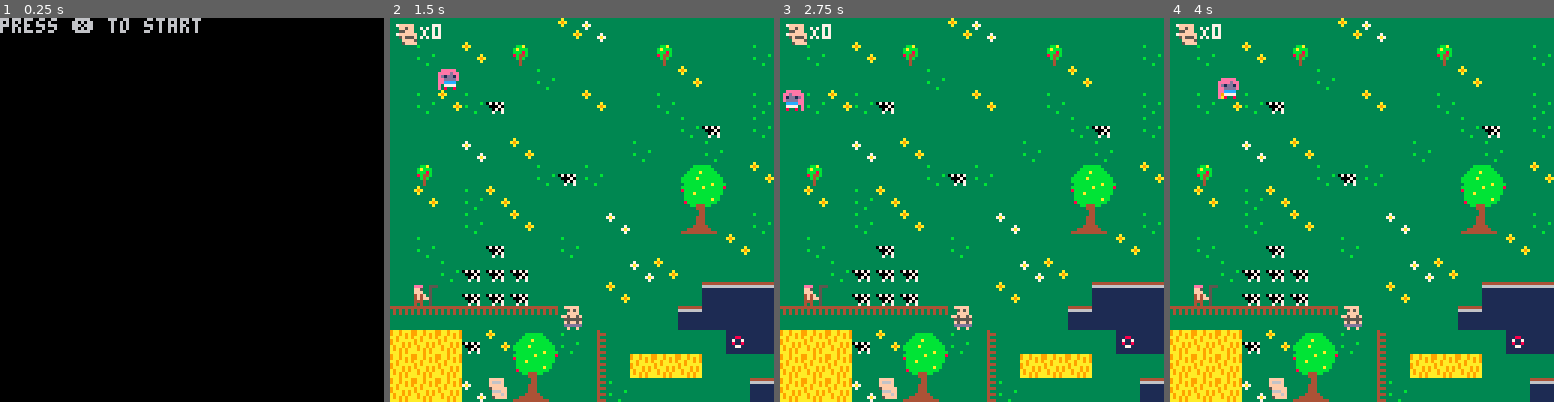
Above: before the commit, frames 1-4 (left to right).
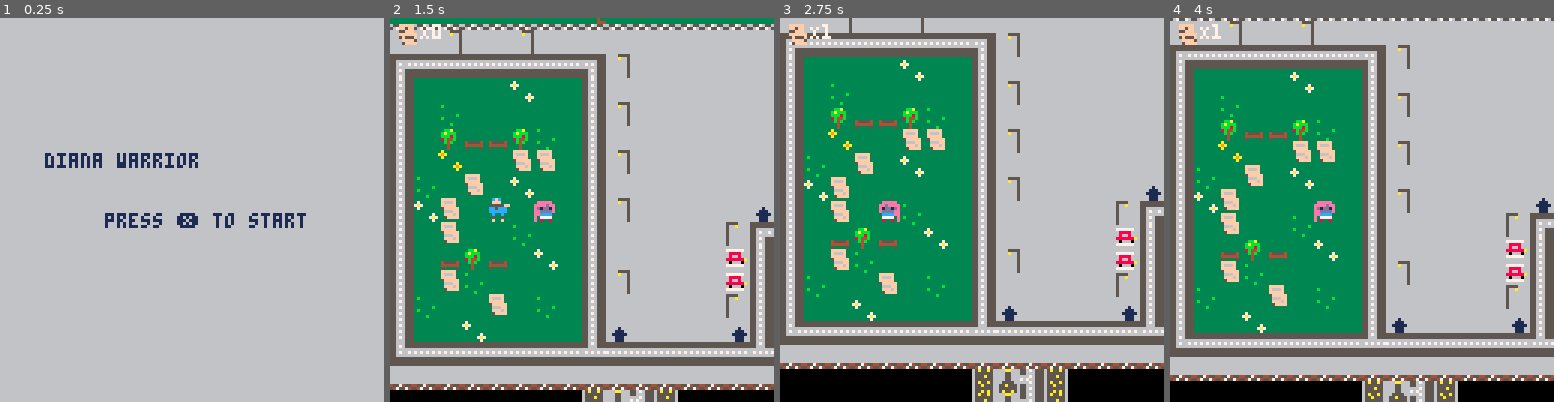
Above: after the commit, the same moments.

Repository: sarahwatremet/pico8_game
Game: PICO-8 cartridge diana_warrior1.p8
Two runs of this game, one before a commit and one after it. Both use one fixed random seed, a clock stepped at 60 frames per second and the inputs below.
Inputs:
- Up to frame 1 (0.25 s): no input
- Up to frame 2 (1.5 s): tap X (X key) at 1.07 s
- Up to frame 3 (2.75 s): hold Left 1.97-2.37 s; tap X (X key) at 2.07, 2.4, 2.73 s; hold Down from 2.42 s (still down)
- Up to frame 4 (4 s): release Down at 2.82 s; hold Right 2.87-3.53 s; tap X (X key) at 3.07, 3.4, 3.73 s; hold Up from 3.58 s (still down)

The runs differ from the first frame. In frame 1, 99% of the frame differs, in the area x 0-100%, y 0-100%; in frame 2, 74%; in frame 3, 75%; in frame 4, 75%.

Commit message:
Add files via upload

Diff:
--- a/diana_warrior1.p8
+++ b/diana_warrior1.p8
@@ -10,21 +10,24 @@
  h3 = create_harceleur3()
  h4 = create_harceleur4()
  h5 = create_harceleur5()
- --h6 = create_harceleur6()
+ h6 = create_harceleur6()
  --create_enemies()
 	init_msg()
 	state="titre"
+	--state="fin"
 end
 
 
 function _update()
 	if (state=="jeu") update_game()
 	if (state=="titre") update_titre()
+ if (state=="fin" ) update_fin()
 end
 
 function _draw()
 	if (state=="jeu") draw_game()
 	if (state=="titre") draw_titre()
+ if (state=="fin") draw_fin()
 end
 
 function update_game()
@@ -34,6 +37,9 @@
  end
  update_camera()
  update_msg()
+ update_fin()
+ --update_player()
+
 end
 
 function update_titre()
@@ -48,17 +54,23 @@
 --	draw_enemies()
 	draw_ui()
 	draw_msg()
+
 end
 
 function draw_titre()
  state="titre"
 end
+
+function draw_fin()
+state="fin"
+end
 -->8
 --player
 
 function create_player()
 p={
-  x=2,y=2,
+ x=6,y=24,
+
  --position actuelle offset
   ox=0,oy=0,
  --poition de depart offset
@@ -157,38 +169,44 @@
 	 if x==h.x and y==h.y
 	 and not h.talked  then
 	  sfx(3)
-	  start_dialogue("harceleur 1","diana","un petit sourire?","...","pourquoi tu fais la gueule","...","vas-y degage salope","fuck le patriarcat")
+	  start_dialogue("harceleur","diana","un petit sourire?","...","pourquoi tu fais la gueule","...","vas-y degage salope","fuck le patriarcat")
 		end
 
 		--condition harceleur2
 		if x==h2.x and y==h2.y
 		and not h2.talked then
 			sfx(3)
-			start_dialogue("harceleur 2","diana","tu files ton 06?","je ne suis pas interessee","t'as tes regles ou quoi ?!")
+			start_dialogue("harceleur","diana","tu files ton 06?","je ne suis pas interessee","t'as tes regles ou quoi ?!")
 		end
 
 		--condition harceleur3
 			if x==h3.x and y==h3.y
 		and not h3.talked then
 			sfx(3)
-			start_dialogue("harceleur 3","diana","tu fais quoi toute seule,\ntu vas te perdre,\nles femmes n'ont pas le\nsens de l'orientation","t'inquiete je connais le chemin\nde mon pied jusqu'a ta tete")
+			start_dialogue("harceleur","diana","tu vas te perdre,\nles femmes n'ont pas le\nsens de l'orientation","t'inquiete je connais le chemin\nde mon pied jusqu'a ta tete")
 		end
 
 		--condition harceleur4
 			if x==h4.x and y==h4.y
 		and not h4.talked then
 			sfx(3)
-			start_dialogue("harceleur 4","diana","t'es trop bonne","je t'ai pas demande ton avis connard","calme toi espece d'hysterique")
+			start_dialogue("harceleur","diana","t'es trop bonne","je t'ai pas demande ton avis\nconnard","calme toi espece d'hysterique")
 		end
 
 		--condition harceleur5
 			if x==h5.x and y==h5.y
 		and not h5.talked then
 			sfx(3)
-			start_dialogue("harceleur 5","diana","* il siffle *","* elle lui fait un doigt")
-		end
-end
-
+			start_dialogue("harceleur","diana","* il siffle *","* elle lui fait un doigt *")
+		end
+		--condition harceleur6
+			if x==h6.x and y==h6.y
+		and not h6.talked then
+			sfx(3)
+			start_dialogue("harceleur","diana","l'aventure c'est pas pour les\n femmes","je ne savais pas qu'il fallait\nunpenis pour se promener")
+		end
+
+end
 
 
 -->8
@@ -263,11 +281,11 @@
 --essai combat harceleur2
 function create_harceleur2()
 	local h2= {
-		x=7,
+	 x=7,
 		y=12,
 		sprite=28,
 		talked=false,
-		hit=false
+		hit=false,
 	}
 	return h2
 end
@@ -304,13 +322,31 @@
 	}
 	return h5
 end
+
+function create_harceleur6()
+	local h6= {
+		x=4,
+		y=24,
+		sprite=115,
+		talked=false,
+		hit=false
+	}
+	return h6
+end
+
 -->8
 --message
 
 function init_msg()
 msg_list={}
 current_speaker=""
-pnj_name="harceleur 1"
+pnj_name="harceleur"
+pnj_name="harceleur"
+pnj_name="harceleur"
+pnj_name="harceleur"
+pnj_name="harceleur"
+pnj_name="harceleur"
+
 player_name="diana"
 
 end
@@ -398,21 +434,53 @@
 		next_tile(h4.x,h4.y)
 		h4.hit = true
 	end
+
+	--attaque harceleur 5
+		if not h5.talked
+		 and next(msg_list) == nil
+ 		and p.x==33 and p.y==27
+ 	or p.x==32 and p.y==26
+ 	or p.x==31 and p.y==27
+ 	or p.x==32 and p.y==28 then
+		h5.talked = true
+		end
+
+		if h5.talked and p.attack
+	 and not h5.hit then
+	 -- harceleur en pls
+		next_tile(h5.x,h5.y)
+		h5.hit = true
+	end
+
+	--attaque harceleur 6
+		if not h6.talked
+		 and next(msg_list) == nil
+ 		and p.x==5 and p.y==24 then
+		h6.talked = true
+		end
+
+		if h6.talked and p.attack
+	 and not h6.hit then
+	 next_tile(h6.x,h6.y)
+		h6.hit = true
+	end
+
+	end
 	--and messages2[1]
-	end
+
 end
 
 
 function draw_msg()
 	if msg_list[1] then
-	local y=100
+	local y=95
 --interlocuteur
 	rectfill(6,y,6+#current_speaker*4,y+8,1)
 	print(current_speaker,7,y+1,7)
 --message
-	rectfill(2,y+11,125,y+30,5)
-	rect(2,y+11,125,y+30,1)
-	print(msg_list[1],3,y+13,7)
+	rectfill(2,y+9,125,y+30,5)
+	rect(2,y+9,125,y+30,1)
+	print(msg_list[1],3,y+11,7)
 	end
 end
 
@@ -426,9 +494,25 @@
 end
 
 function draw_titre()
-	cls()
-	print("press ❎ to start")
-end
+	cls(6)
+	print("diana warrior",15,45)
+	print("press ❎ to start",35,65,1)
+end
+
+function update_fin()
+
+ if p.pages==7
+ then state="fin"
+ end
+end
+
+function draw_fin()
+cls(6)
+print("felicitation diana\ntu as sauve le monde",35,65,1)
+end
+
+
+
 
 
 
@@ -535,16 +619,16 @@
 
 
 __gff__
-0000010000000000010001010101000000000101000001010101000109000000000000000000000001010000090000000000000000000000010100000000000001000000000000000000000000010100010001010100010200000500000000000000000000000100000002010101010000000000000001010100010101000100
+0000010000000000010001010101000000000101000001010101000109000000000000000000000001010000090000000000000000000000010100000000000001000000000000000000000000010100010001010100010200000500000000000000090001000100000002000101010000000109020001010101010101000100
 0000010000010101000000000000000000000100000100010000000000000000000001000001000100000000000000000000010000000000000000000000000000000000000000000000000000000000000000000000000000000000000000000000000000000000000000000000000000000000000000000000000000000000
 __map__
-05050505050505030e05050505050505050505050505050e0505040505040505050e05050505050505050505050505050505050505050202020202020202020000000000000000000000000000000000000000000000000000000000000000000000000000000000000000000000000000000000000000000000000000000000
-05040503050205050505050205050504030505050e05040504050505050504050505050e04050505050503050505050e0505050402020202020402020e02020000000000000000000000000000000000000000000000000000000000000000000000000000000000000000000000000000000000000000000000000000000000
-05050505050504050505050503050505050505051c050505050504050e0505050504050505052a2b0405050505040505050e05051c055805050405020202020000000000000000000000000000000000000000000000000000000000000000000000000000000000000000000000000000000000000000000000000000000000
-050403040d05050503050504050505040513131314131305050505050503050e05040505050e3a3b0504050503040504050404181904580e050505050402020000000000000000000000000000000000000000000000000000000000000000000000000000000000000000000000000000000000000000000000000000000000
+05050505050505030e05050505050505050505050505050e0505040505040505050e05050558055805050505050505050505050505050202020202020202020000000000000000000000000000000000000000000000000000000000000000000000000000000000000000000000000000000000000000000000000000000000
+05040503050205050505050205050504030505050e05040504050505050504585805050e04585858055803580505050e0505050402020202020402020e02020000000000000000000000000000000000000000000000000000000000000000000000000000000000000000000000000000000000000000000000000000000000
+05050505050504050505050503050505050505051c050505050504050e0505050504055805052a2b0405050505040505050e05051c055805050405020202020000000000000000000000000000000000000000000000000000000000000000000000000000000000000000000000000000000000000000000000000000000000
+050403040d05050503050504050505040513131314131305050505050503050e05040558050e3a3b0504050503040504050404181904580e050505050402020000000000000000000000000000000000000000000000000000000000000000000000000000000000000000000000000000000000000000000000000000000000
 050505050505050505050505040d050413121612141212131305050e05050f1819050503050505040504050504050f050e050528290204020202040e0502020000000000000000000000000000000000000000000000000000000000000000000000000000000000000000000000000000000000000000000000000000000000
 0505050e05030505050504050504050512121b151515151212050405050e042829050e05050405050505050e050405050404053839020213130202020504020000000000000000000000000000000000000000000000000000000000000000000000000000000000000000000000000000000000000000000000000000000000
-050205050505040d04050505181905030512121215151216120505050405053839050f050505050e05050305050e05030505050202131312160202050502020000000000000000000000000000000000000000000000000000000000000000000000000000000000000000000000000000000000000000000000000000000000
+050205050505040d04050505181905030512121215151216120505050405053839050f055805050e05050305050e05030505050202131312160202050502020000000000000000000000000000000000000000000000000000000000000000000000000000000000000000000000000000000000000000000000000000000000
 0503050403050505050505052829050505040512121512120505040e050e050505050e050405040505050505030505050504020213121b12020202040502020000000000000000000000000000000000000000000000000000000000000000000000000000000000000000000000000000000000000000000000000000000000
 0505050405030505050e050538390504050e0512121512121305050505030504050305050505050504050504050d05040503020202020202020205050502020000000000000000000000000000000000000000000000000000000000000000000000000000000000000000000000000000000000000000000000000000000000
 050405050d05050405050505050503050505131212151216121305050505050505050503050505050e050505050505050505020202020503050505050502020000000000000000000000000000000000000000000000000000000000000000000000000000000000000000000000000000000000000000000000000000000000
@@ -553,25 +637,25 @@
 060606060606061c050505051312121216121515155715151515151212161212121305040e04052829050505050305050504050404020202020505055702020000000000000000000000000000000000000000000000000000000000000000000000000000000000000000000000000000000000000000000000000000000000
 0707070d031819041705050505051b121212121515151515151512121212121205050505050505383905050e05050405040f0505050d0202020202020202020000000000000000000000000000000000000000000000000000000000000000000000000000000000000000000000000000000000000000000000000000000000
 070707050528290517050707070505051216121212121212121212121212120505050505050505050504050504050e0f05050304050505050405050e05040c0000000000000000000000000000000000000000000000000000000000000000000000000000000000000000000000000000000000000000000000000000000000
-0707070e573839051704050505050513121212121205051212121205050505050305050305040404040505040505050405040505050e04050504050404050c0000000000000000000000000000000000000000000000000000000000000000000000000000000000000000000000000000000000000000000000000000000000
+0707070e573839051704050505050513121212121205051212121205050505050305050305040404040505040505050405040505050e0405575757040e040c0000000000000000000000000000000000000000000000000000000000000000000000000000000000000000000000000000000000000000000000000000000000
 08080808080808081a080808080808080808080808080808080808080808080808080808080808080808080808080808080808080808080808080808085a0c0000000000000000000000000000000000000000000000000000000000000000000000000000000000000000000000000000000000000000000000000000000000
-09090909090909090909090909090909090909090909090909090909090909090909090909400909090909090909090909090909090909090909090909440b0000000000000000000000000000000000000000000000000000000000000000000000000000000000000000000000000000000000000000000000000000000000
-0909090909494343690909090909090909090909090909090909090909090909090909090966097c090909096b09090909094009090909094009094009440b0000000000000000000000000000000000000000000000000000000000000000000000000000000000000000000000000000000000000000000000000000000000
-09090909094409094409090909090909090909090909090982090909825477090909090909504d7c5377554e6b53774e53545053097753545053545053440b0000000000000000000000000000000000000000000000000000000000000000000000000000000000000000000000000000000000000000000000000000000000
-090909090944090944090909090909090909090909090909a2858687924969465609406e7b4943434343435c434343434b4b4b4b4b5c43434343434343450b0000000000000000000000000000000000000000000000000000000000000000000000000000000000000000000000000000000000000000000000000000000000
-09090909094409094409090909090909090909090909090992954697a24444406640507e6d444d6c556c4d446d09090909094609094454090909510909090b0000000000000000000000000000000000000000000000000000000000000000000000000000000000000000000000000000000000000000000000000000000000
-090909090944090944090909090909090909090909090909b2a5a6a7b2444450765049435c6578544e5478447a46090909090909094454094609090909090b0000000000000000000000000000000000000000000000000000000000000000000000000000000000000000000000000000000000000000000000000000000000
-09090909094409094409090909090909090949434343434343435c4343454a434343656b444a4343434343456d46090909090909464454090909090909090b0000000000000000000000000000000000000000000000000000000000000000000000000000000000000000000000000000000000000000000000000000000000
-0909090909440909440909090909090909094409460909090977446d6b6c6b7c6c6b4477447c557c556b464646097c6e09090909464477090909090909090b0000000000000000000000000000000000000000000000000000000000000000000000000000000000000000000000000000000000000000000000000000000000
-0909090909090909440909090909094943435d43436909090953447c494343434343456c447a6d77786b6d6d554d7c7e77787778544467090909090909090b0000000000000000000000000000000000000000000000000000000000000000000000000000000000000000000000000000000000000000000000000000000000
-090909090909090944090909090909440909090909440909097b446b446a09460909096b447749434343435c434343434b4b4b4b4b5d4b4b4b5c4b4b4b4b4b460b000000000000000000000000000000000000000000000000000000000000000000000000000000000000000000000000000000000000000000000000000000
-090909090909090944090909090909440909090909440909094e447c440909462c494343656d445577785544786d6b4e4d4d554d4e684e4d4d2c4d4d4e4d0b6a0b000000000000000000000000000000000000000000000000000000000000000000000000000000000000000000000000000000000000000000000000000000
-090909090909090944090909090909440909090909440909097b44534a43434343456d6c4477444e4d4d7c44554646545454465454684e4d0909094d4e4d0b0a0a000000000000000000000000000000000000000000000000000000000000000000000000000000000000000000000000000000000000000000000000000000
-0909090909090909440909090909094409090909094409090954446b7c6b6c776b6c7c6b445644784e4d7c44784646464646464646684e4d0909094d4e4d0b0000000000000000000000000000000000000000000000000000000000000000000000000000000000000000000000000000000000000000000000000000000000
-09090909090909094a4343434343435d434343434345090909784a43434343434343434345764a43434343454d4646464646464646684d4e090909464655550000000000000000000000000000000000000000000000000000000000000000000000000000000000000000000000000000000000000000000000000000000000
-0a0a0a0a0a0a0a0a0a0a0a0a0a0a0a0a0a0a0a0a0a0a0a0a0a0a0a0a0a0a0a0a0a0a0a0a0a0a0a0a0a0a0a0a0a0a0a0a0a0a0a0a0a670a0a0a0a0a0a6a55550000000000000000000000000000000000000000000000000000000000000000000000000000000000000000000000000000000000000000000000000000000000
-…(5 lines of a section not shown)…
+64647a64647a6464640909090909090909090909090909090909090909090909090909090940090909090909090909090909090909090909090909097b440b0000000000000000000000000000000000000000000000000000000000000000000000000000000000000000000000000000000000000000000000000000000000
+4943434343434343697a09090909090909090909090909090909090909090909090909090966097c090909096b09090909094009090909094009094055440b0000000000000000000000000000000000000000000000000000000000000000000000000000000000000000000000000000000000000000000000000000000000
+44580558580e585844640909096409090909090909097c0982090909825477090909090909504d7c5377554e7a53774e535450537a7753545053545053440b0000000000000000000000000000000000000000000000000000000000000000000000000000000000000000000000000000000000000000000000000000000000
+4458045858585858447a0909096464090909095609097909a2858687924969465609406e7b4943434343435c434343434b4b4b4b4b5c43434343434343450b0000000000000000000000000000000000000000000000000000000000000000000000000000000000000000000000000000000000000000000000000000000000
+4458022424020458446409090909090909090966097c790992954697a24444406640507e6d444d6c556c4d446d4e787a09784d7a7844544d797c6d7c6d790b0000000000000000000000000000000000000000000000000000000000000000000000000000000000000000000000000000000000000000000000000000000000
+4458035858575758447a0909090909090909407679797979b2a5a6a7b2444450765049435c6578544e5478447a4609090909094d4d4478094609090909790b0000000000000000000000000000000000000000000000000000000000000000000000000000000000000000000000000000000000000000000000000000000000
+44045857580e58584464090909090909094e49434343434343435c4343454a434343457a444a4343434343456d4609090909094d4d4454090909090909090b0000000000000000000000000000000000000000000000000000000000000000000000000000000000000000000000000000000000000000000000000000000000
+440e575873585858447a090909090955407b444d4e4d79797c77446d776c787c6c545477447c557c554e4e4e46097c6e090909097b4477097c0909096c090b0000000000000000000000000000000000000000000000000000000000000000000000000000000000000000000000000000000000000000000000000000000000
+44585758580458584464096b6b097b4943435d4343697c090953447c494343434343436c447a6d77784d6d6d554d7c7e777877785444787a7c6c78556c7a0b0000000000000000000000000000000000000000000000000000000000000000000000000000000000000000000000000000000000000000000000000000000000
+4458240224580e584464096b6b094e447a4d4e4d7b445509097b4478446a09460909097b447749434343435c434343434b4b4b4b4b5d4b4b4b5c4b4b4b4b4b460b000000000000000000000000000000000000000000000000000000000000000000000000000000000000000000000000000000000000000000000000000000
+4458570458585858447a096b6b094e444e4d444e4d446409094e447c440909462c494343656d445577785544786d7a4e4d4d554d4e684e4d4d2c4d4d4e4d0b6a0b000000000000000000000000000000000000000000000000000000000000000000000000000000000000000000000000000000000000000000000000000000
+4404585857580458446409096b097b444d4e444d4e446409097b44534a43434343456d6c4477444e4d4d7c44554646545454465454684e4d0909094d4e4d0b0a0a000000000000000000000000000000000000000000000000000000000000000000000000000000000000000000000000000000000000000000000000000000
+4458580e5858585844556464646455447a0944097b4464090954447a7c7a6c777a6c7c7b445644784e4d7c44784646464646464646684e4d0909094d4e4d0b0000000000000000000000000000000000000000000000000000000000000000000000000000000000000000000000000000000000000000000000000000000000
+4a434343434343435d4343434343435d43435d434345640909784a43434343434343434345764a43434343454d4646464646464646684d4e09090946464d0b0000000000000000000000000000000000000000000000000000000000000000000000000000000000000000000000000000000000000000000000000000000000
+0a0a0a0a0a0a0a0a0a0a0a0a0a0a0a0a0a0a0a0a0a0a0a0a0a0a0a0a0a0a0a0a0a0a0a0a0a0a0a0a0a0a0a0a0a0a0a0a0a0a0a0a0a670a0a0a0a0a0a6a0a0b0000000000000000000000000000000000000000000000000000000000000000000000000000000000000000000000000000000000000000000000000000000000
+…(5 lines of a section not shown)…
Not shown, changed: 40 lines of the sprite sheet (__gfx__) section of diana_warrior1.p8
